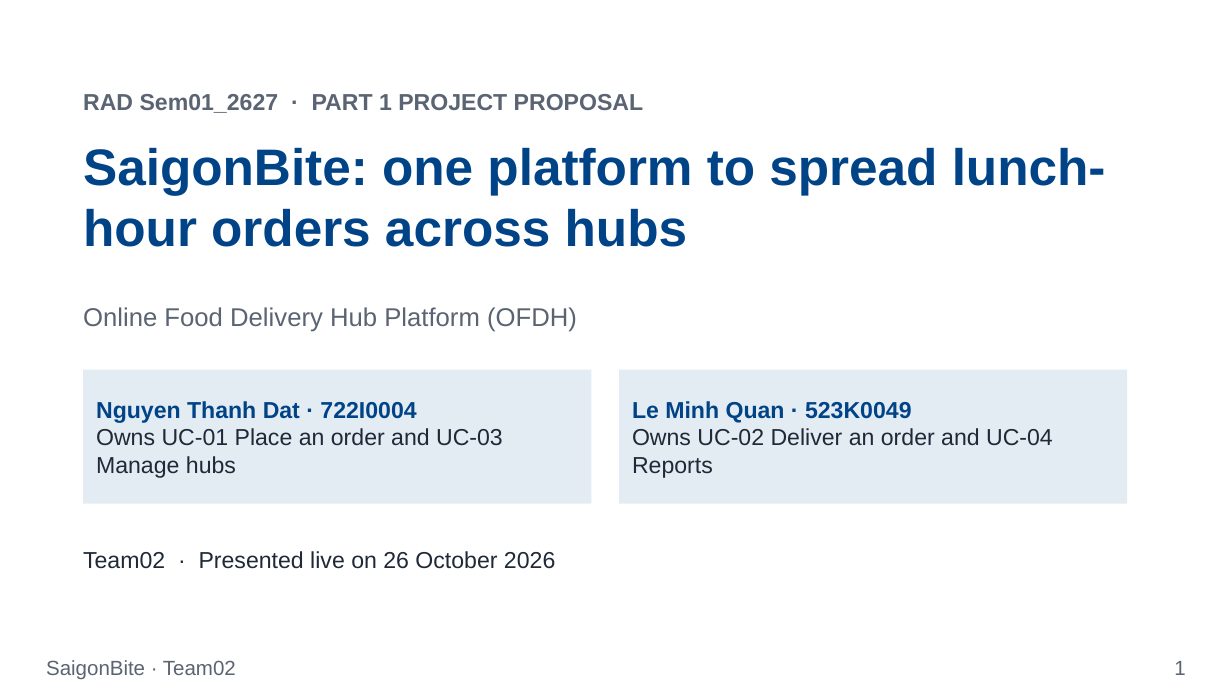
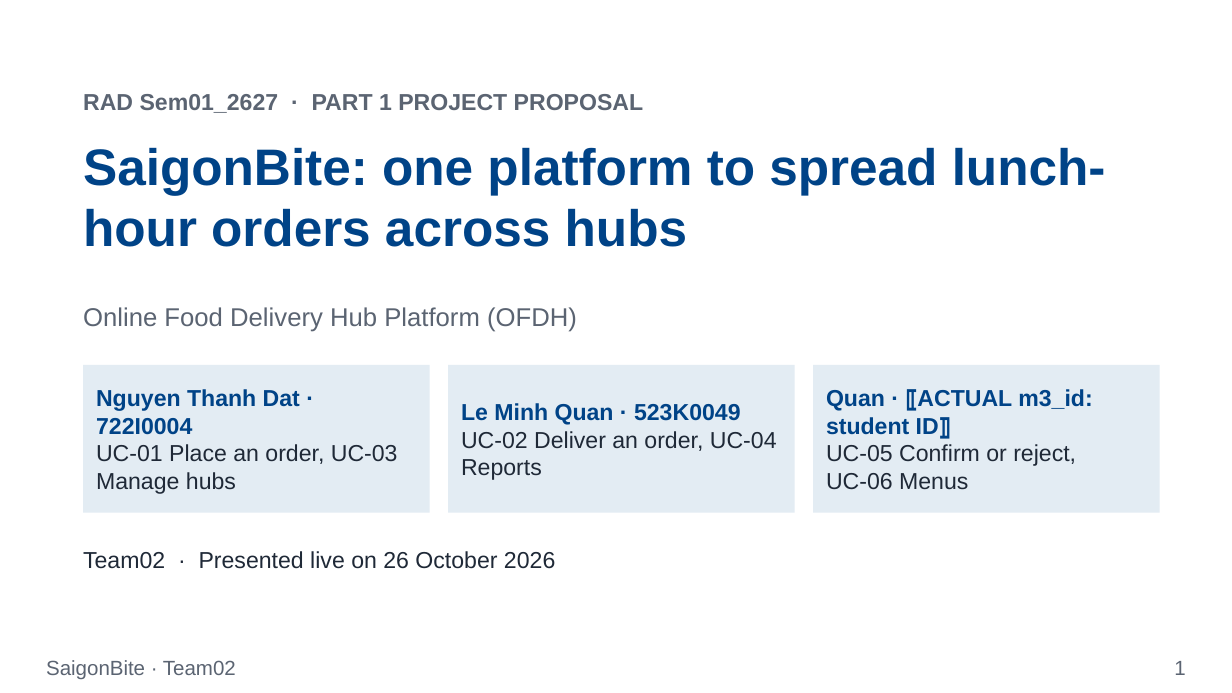
Before and after one commit to Dat071104/SaigonBite, a slide deck: slide 1 of docs/part1/Team02_Proposal_Slides_for_SaigonBite.pptx. Drawn at 1232x693 pixels with LibreOffice and Linux fonts; fonts in the diff are those of the drawing. Boxes give left, top, right and bottom in pixels: in the first picture for what was removed or moved away, otherwise in the second. Text is boxed around its words. In the diff, an @@ line names an element or a change of style, - is before the commit and + after.

```diff
--- a/docs/part1/Team02_Proposal_Slides_for_SaigonBite.pptx
+++ b/docs/part1/Team02_Proposal_Slides_for_SaigonBite.pptx
@@ rectangle: place and size @@
-rectangle at (83, 370, 592, 504)
+rectangle at (83, 365, 430, 513)
@@ rectangle: place and size @@
-rectangle at (619, 370, 1128, 504)
+rectangle at (448, 365, 795, 513)
@@ text "Le Minh Quan · 523K0049": place and size @@
-text "Le Minh Quan · 523K0049" at (632, 401, 1053, 478)
+text "Le Minh Quan · 523K0049" at (461, 403, 777, 480)
@@ rectangle added at (813, 365, 1160, 513), fill #E3ECF3 @@
@@ text added at (826, 389, 1092, 490), 18 pt, text #1F2937 @@
+Quan · ⟦ACTUAL m3_id: student ID⟧
+UC-05 Confirm or reject, UC-06 Menus
@@ text at (96, 444, 398, 494): text changed @@
-Owns UC-01 Place an order and UC-03 Manage hubs
+UC-01 Place an order, UC-03 Manage hubs
@@ text at (461, 431, 777, 480): text changed @@
-Owns UC-02 Deliver an order and UC-04 Reports
+UC-02 Deliver an order, UC-04 Reports
```
Also in this commit, not shown: 11 other slides changed, 1 slide added, 1 slide removed, 9 other files.
